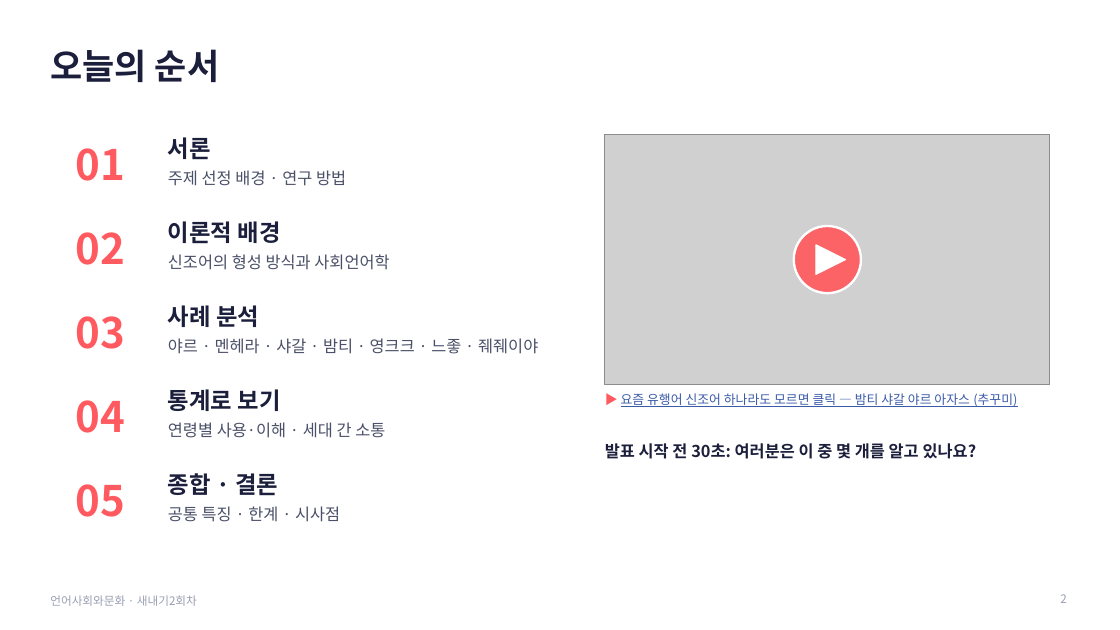
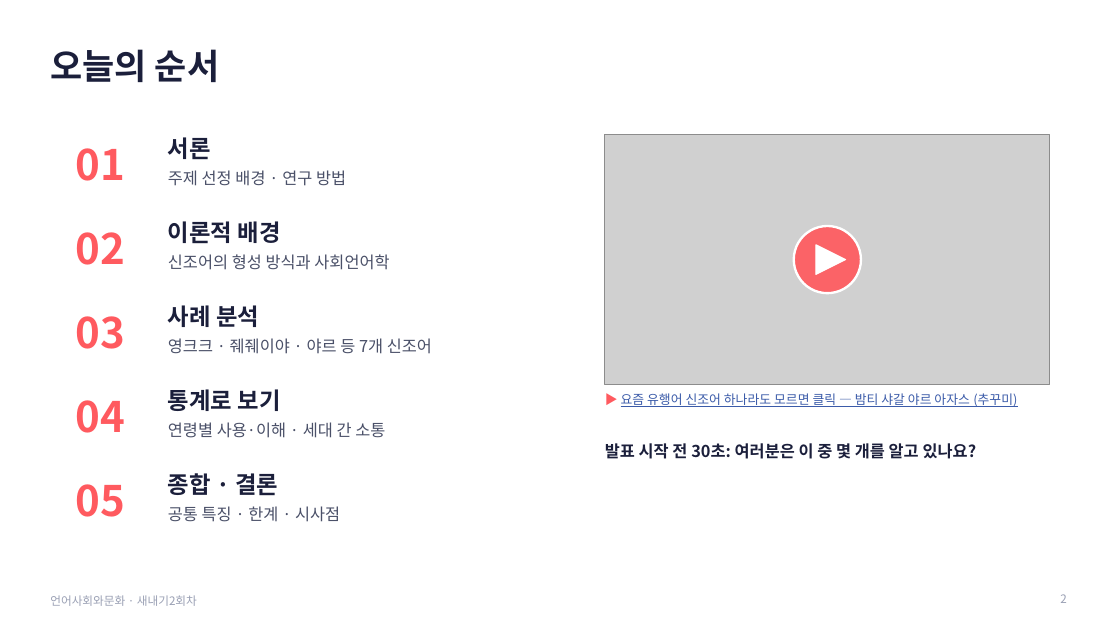
Before and after one commit to junseok7-cpu/hello, a slide deck: slide 2 of report/언어사회와문화_발표_새내기2회차.pptx. Drawn at 1120x630 pixels with LibreOffice and Linux fonts; fonts in the diff are those of the drawing; grey boxes stand for pictures. Boxes give left, top, right and bottom in pixels: in the first picture for what was removed or moved away, otherwise in the second. Text is boxed around its words. In the diff, an @@ line names an element or a change of style, - is before the commit and + after.

```diff
--- a/report/언어사회와문화_발표_새내기2회차.pptx
+++ b/report/언어사회와문화_발표_새내기2회차.pptx
@@ text at box(168, 338, 432, 354): text changed @@
-야르 · 멘헤라 · 샤갈 · 밤티 · 영크크 · 느좋 · 줴줴이야
+영크크 · 줴줴이야 · 야르 등 7개 신조어
```
Also in this commit, not shown: 10 other slides changed, 2 other files.
